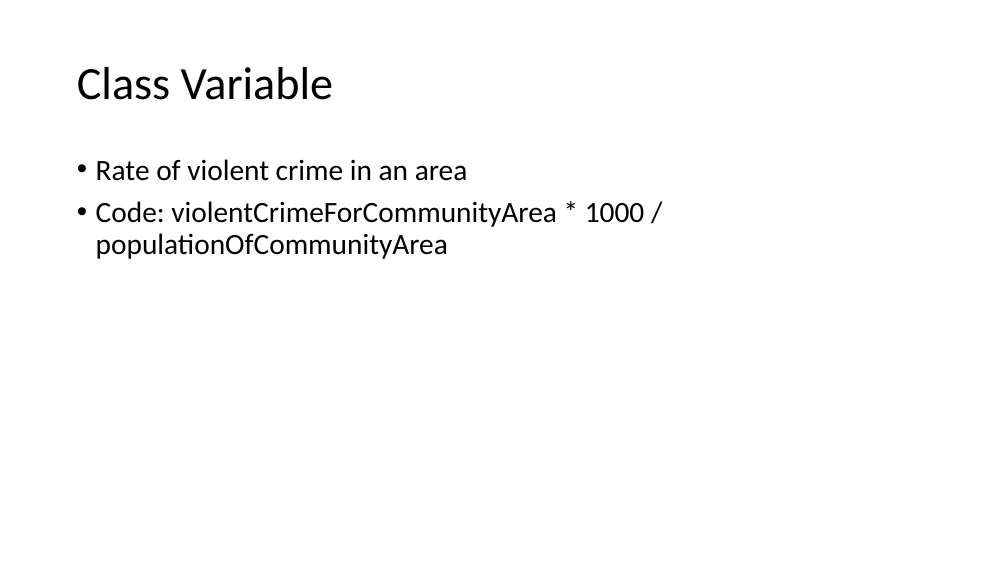
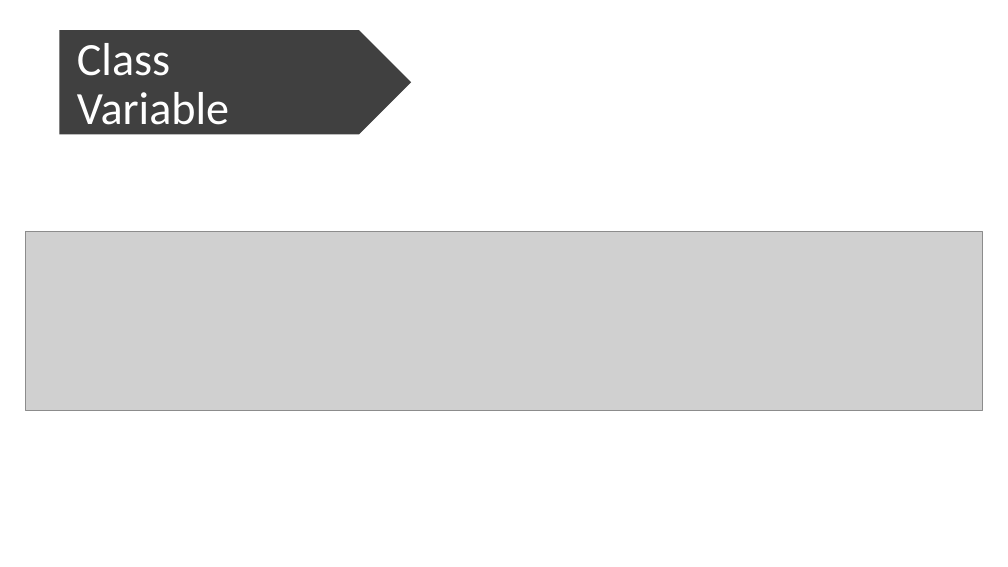
Before and after one commit to cherryyingzizhang/msci446, a slide deck: slide 6 of presentation/oralpresentation.pptx. Drawn at 1008x567 pixels with LibreOffice and Linux fonts; fonts in the diff are those of the drawing; grey boxes stand for pictures. Boxes give left, top, right and bottom in pixels: in the first picture for what was removed or moved away, otherwise in the second. Text is boxed around its words. In the diff, an @@ line names an element or a change of style, - is before the commit and + after.

```diff
--- a/presentation/oralpresentation.pptx
+++ b/presentation/oralpresentation.pptx
@@ pentagon arrow added at [60, 30, 411, 135], fill #404040 @@
@@ title "Class Variable" at [77, 43, 229, 136]: text colour #000000 to #FFFFFF @@
@@ text removed at [96, 159, 644, 259] @@
-• Rate of violent crime in an area
-• Code: violentCrimeForCommunityArea * 1000 / populationOfCommunityArea
@@ picture added at [25, 231, 983, 410] @@
```
Also in this commit, not shown: 1 other slide changed, 6 other files.
